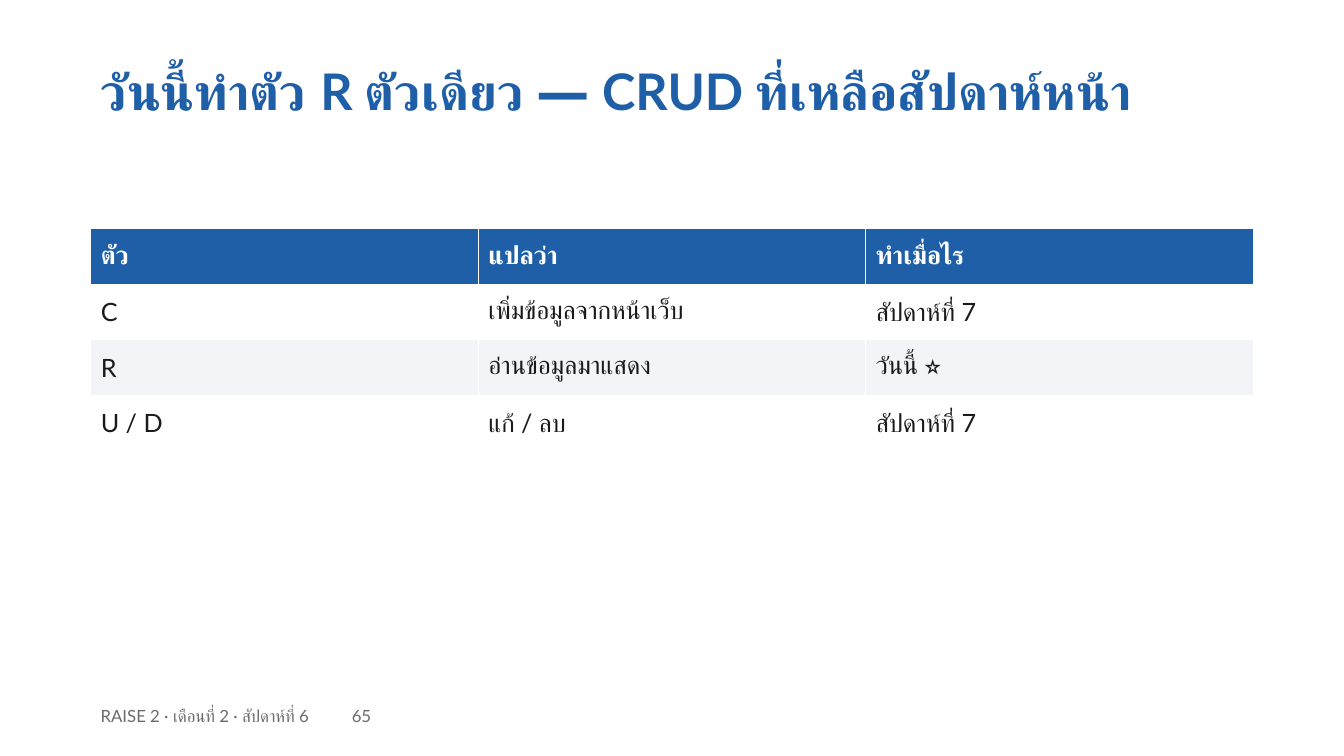
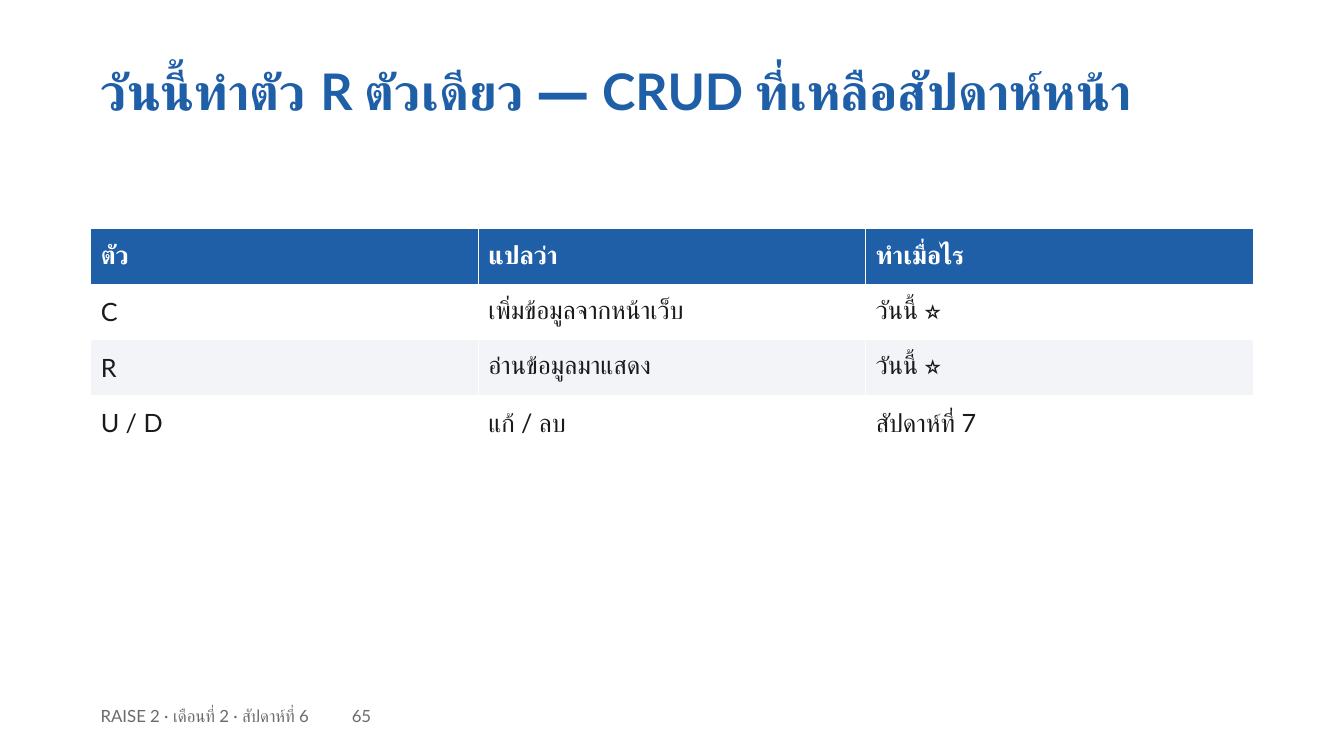
Before and after one commit to cnacha-mfu/raise2-module2, a slide deck: slide 77 of materials/week6/w6-slides.pptx (slide 65 before the commit). Drawn at 1344x756 pixels with LibreOffice and Linux fonts; fonts in the diff are those of the drawing. Boxes give left, top, right and bottom in pixels: in the first picture for what was removed or moved away, otherwise in the second. Text is boxed around its words. In the diff, an @@ line names an element or a change of style, - is before the commit and + after.

```diff
--- a/materials/week6/w6-slides.pptx
+++ b/materials/week6/w6-slides.pptx
@@ table at (91, 229, 1252, 451) @@
-row 2, column 3: สัปดาห์ที่ 7
+row 2, column 3: วันนี้ ⭐
```
Also in this commit, not shown: 15 other slides changed, 3 slides added, 2 other files.
